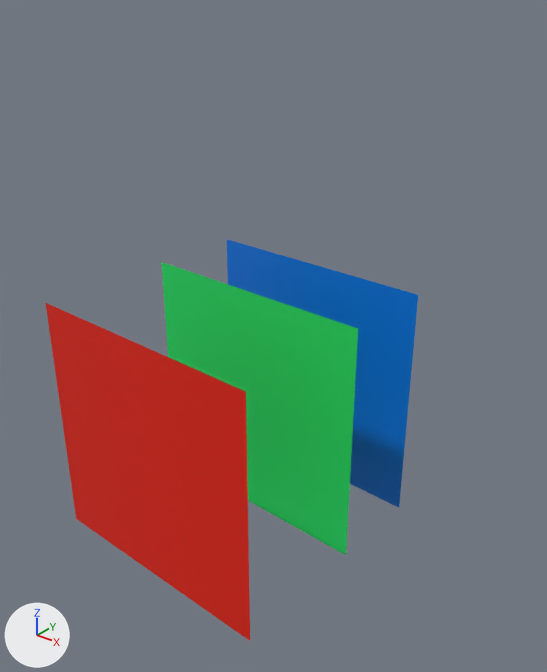
Before and after pictures for a commit that changed the glTF model assets/models/Planes/Planes.gltf.
Camera for both pictures: a 50 mm lens placed at (3.6, -3.94, 3.21), pointed at (0.07, 0.47, 0.48). Arrows for +X, +Y and +Z are at lower left; the lights stay in place.
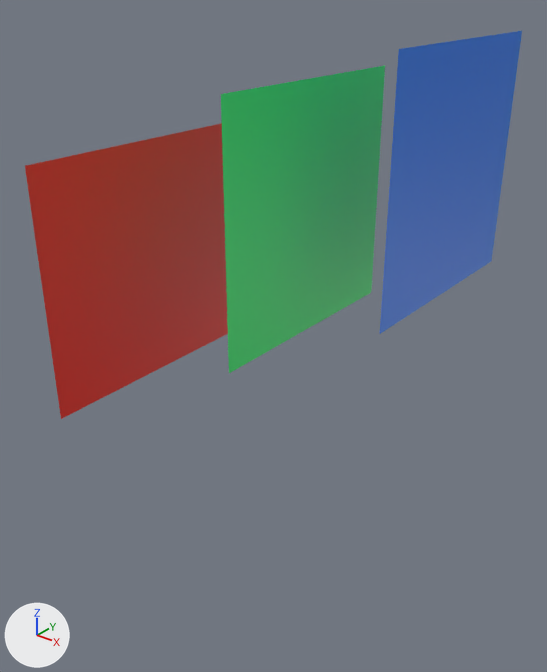
The change, as a diff of the scene's bpy script:
```diff
--- a/assets/models/Planes/Planes.gltf.py
+++ b/assets/models/Planes/Planes.gltf.py
@@ ob_plane_001 @@
 ob_plane_001 = bpy.data.objects.new('Plane.001', me_plane_001)
-ob_plane_001.location = (0.12, 0.12, 0.0)
-ob_plane_001.rotation_euler = (1.607, 1.571, 0.0)  # degrees (92, 90, 0)
+ob_plane_001.location = (0.23, 0.73, 1.5)
+ob_plane_001.rotation_euler = (3.136, 1.571, 0.0)  # degrees (180, 90, 0)
@@ ob_plane_002 @@
 ob_plane_002 = bpy.data.objects.new('Plane.002', me_plane_002)
-ob_plane_002.location = (0.08, -1.02, 0.0)
-ob_plane_002.rotation_euler = (1.607, 1.571, 0.0)  # degrees (92, 90, 0)
+ob_plane_002.location = (-0.9, -0.01, 1.02)
+ob_plane_002.rotation_euler = (3.136, 1.571, 0.0)  # degrees (180, 90, 0)
@@ ob_plane_003 @@
 ob_plane_003 = bpy.data.objects.new('Plane.003', me_plane_003)
-ob_plane_003.location = (0.15, 0.9, 0.0)
-ob_plane_003.rotation_euler = (1.607, 1.571, 0.0)  # degrees (92, 90, 0)
+ob_plane_003.location = (1.02, 1.54, 1.75)
+ob_plane_003.rotation_euler = (3.136, 1.571, 0.0)  # degrees (180, 90, 0)
```

What differs and where, as boxes [x1, y1, x2, y2] in the pictures (547 x 672 px):
'Plane.002', moved, turned
    before: [46, 303, 250, 641]
    after: [25, 123, 228, 419]
'Plane.001', moved, turned
    before: [162, 262, 358, 555]
    after: [221, 65, 385, 373]
'Plane.003', moved, turned
    before: [227, 239, 418, 507]
    after: [380, 31, 522, 334]
